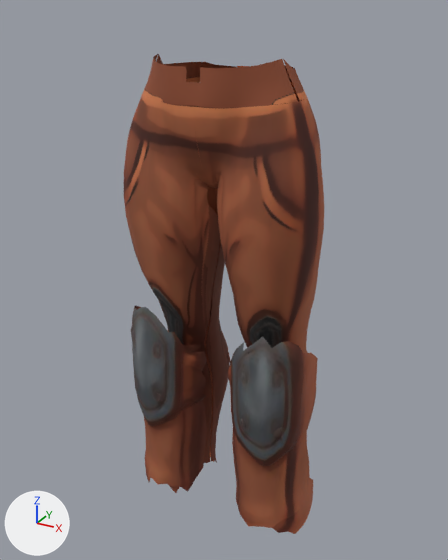
Two versions of the glTF model assets/models/character/outfits/Female_Sword1_Legs.gltf, one commit apart.
The view is the same before and after, from a 50 mm lens placed at (0.596, -1.07, 1.203), pointed at (-0.017, 0.044, 0.646). The lights are fixed; the arrows at lower left show +X, +Y and +Z. The first picture is the older version. Vertices at exactly the same position are counted once.

Names of what the first picture shows: 'ArmorLegs'.
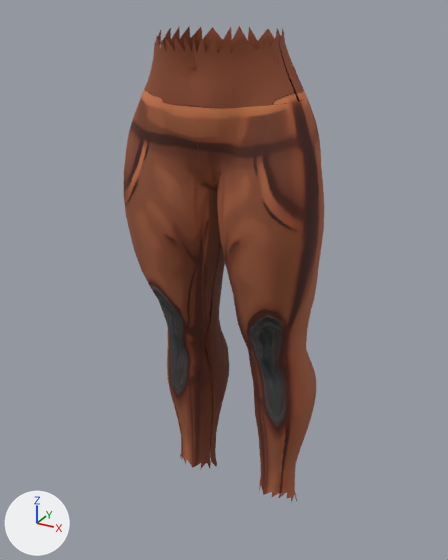
Where the change shows, as pixel boxes (x1, y1, x2, y2) in the pictures (448 x 560 px):
```json
{"object": "ArmorLegs", "change": "reshaped", "before": [124, 54, 324, 534], "after": [124, 26, 324, 502]}
{"part": 1, "of": "me_superhero_female_001", "change": "deleted", "before": [131, 66, 318, 534]}
{"part": 2, "of": "me_superhero_female_001", "change": "built on", "before": [151, 54, 300, 97], "after": [151, 26, 300, 97]}
{"part": 3, "of": "me_superhero_female_001", "change": "cut back", "before": [210, 452, 217, 463], "after": [180, 452, 297, 502], "on screen": "mostly hidden before"}
```

The change, as JSON lines over the scene's bpy script:
```json
{"block": "me_superhero_female_001", "where": "# used by ob_armorlegs; location = (0.0, 0.0, 0.0)"}
{"op": "remove", "block": "me_superhero_female_001", "code": "me_superhero_female_001.from_pydata(...)  # 1781 vertices, 3017 faces; spans x -0.222..0.222, y -0.104..0.178, z 0.052..1.121"}
{"op": "add", "block": "me_superhero_female_001", "code": "me_superhero_female_001.from_pydata(...)  # 1497 vertices, 2564 faces; spans x -0.217..0.217, y -0.112..0.174, z 0.04..1.17"}
{"block": "me_superhero_female_001", "change": "me_superhero_female_001 part 1: 6 loose pieces with 458 vertices, spanning x -0.222..0.222, y -0.104..0.178, z 0.06..1.092, are deleted"}
{"block": "me_superhero_female_001", "change": "me_superhero_female_001 part 2: 28 vertices removed from x -0.142..0.142, y -0.1..0.089, z 1.082..1.121; 105 vertices added at x -0.142..0.142, y -0.112..0.09, z 1.082..1.17"}
{"block": "me_superhero_female_001", "change": "me_superhero_female_001 part 3: 24 vertices removed from x -0.165..0.165, y 0.065..0.135, z 0.052..0.103; 68 vertices added at x -0.17..0.17, y 0.031..0.14, z 0.04..0.11"}
{"block": "me_superhero_female_001", "change": "other edits to the shape of me_superhero_female_001 do not show in these pictures"}
{"op": "remove", "block": "me_superhero_female_001", "code": "me_superhero_female_001.materials.append(mat_material_0)"}
```
